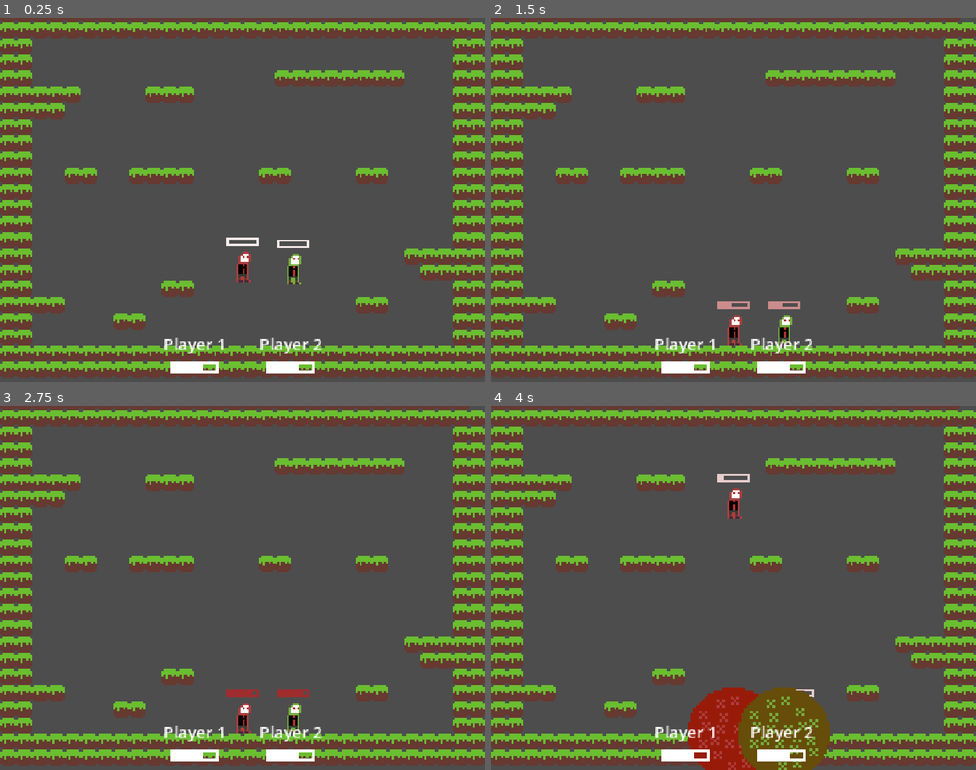
Above: before the commit, frames 1-4 (two rows, left to right).
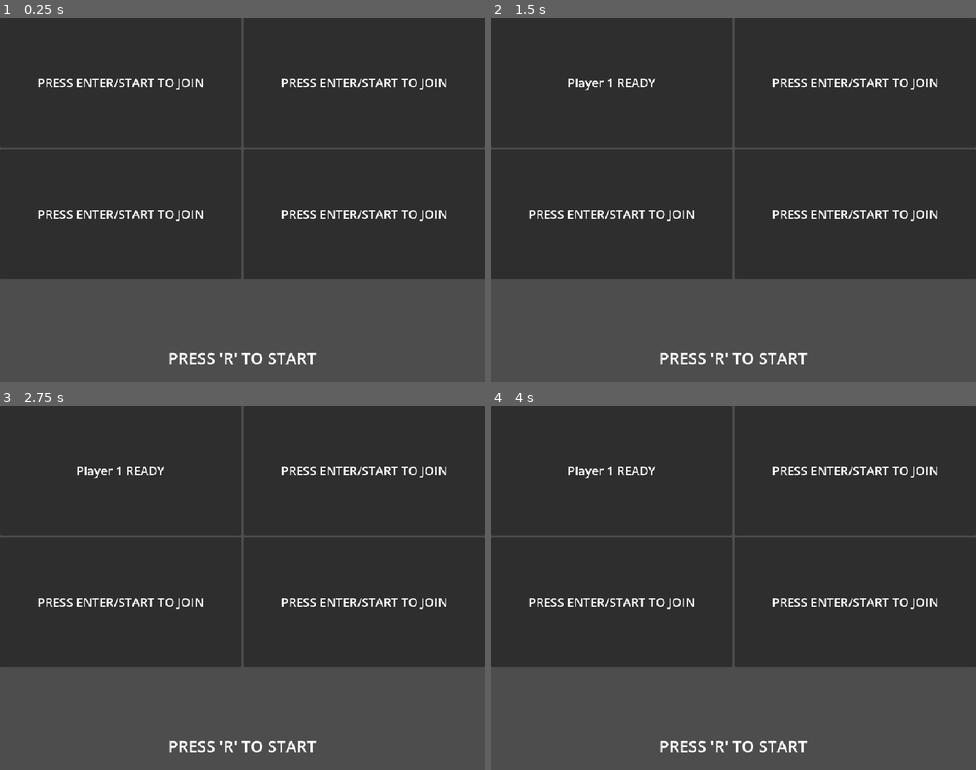
Above: after the commit, the same moments.

Repository: grandeisa/livre-2026
Game: Godot game, scene res://scenes/join_scene.tscn
The game is run twice, just before and just after one commit, with the same random seed, the same clock (stepped at 60 frames per second) and the same inputs. Before the commit the project starts from res://scenes/test_level.tscn.
Inputs:
- Up to frame 1 (0.25 s): no input
- Up to frame 2 (1.5 s): tap Enter at 0.5, 0.6, 1.25, 1.35 s
- Up to frame 3 (2.75 s): tap Enter at 2, 2.1 s
- Up to frame 4 (4 s): tap Enter at 2.75, 2.85, 3.5, 3.6 s

The runs differ from the first frame. In frame 1, 83% of the frame differs, in the area x 0-100%, y 0-99%; in frame 2, 83%; in frame 3, 83%; in frame 4, 86%, in the area x 0-100%, y 0-100%.

Commit message:
Add player join screen

Diff:
--- a/src/autoloads/director.gd
+++ b/src/autoloads/director.gd
@@ -2,8 +2,9 @@
 
 @onready var result_screen: PackedScene = preload("res://scenes/result_screen.tscn")
 @onready var test_level: PackedScene = preload("res://scenes/test_level.tscn")
-
+@onready var player_packed: PackedScene = preload("res://scenes/player.tscn")
 var accepting_change:bool = true
+var _last_devices: Array[int]
 
 func change_to_results_scene(winner_id: int):
 	if not accepting_change: return
@@ -12,7 +13,21 @@
 	scene.winner_id = winner_id
 	get_tree().call_deferred("change_scene_to_node", scene)
 
-func change_to_test_level() -> void:
+func change_to_test_level(devices: Array[int] = []) -> void:
+	if devices.is_empty():
+		devices = _last_devices
+
 	var scene = test_level.instantiate()
 	get_tree().change_scene_to_node(scene)
+	var hud = scene.get_node("HUD")
+
+	for i in range(0, len(devices)):
+		if devices[i] == -2: continue
+		var player: Player = player_packed.instantiate()
+		player.id = i
+		player.device = devices[i]
+		player.position.x += 20 * i
+		scene.add_child(player)
+		hud._players.append(player)
+
 	accepting_change = true
--- a/src/project.godot
+++ b/src/project.godot
@@ -11,7 +11,7 @@
 [application]
 
 config/name="LIVRE GAME JAM 2026"
-run/main_scene="uid://dfop5yqcnoktm"
+run/main_scene="uid://6ph4theywwce"
 config/features=PackedStringArray("4.7", "GL Compatibility")
 config/icon="res://icon.svg"
 
@@ -102,6 +102,11 @@
 , Object(InputEventJoypadButton,"resource_local_to_scene":false,"resource_name":"","device":-1,"button_index":6,"pressure":0.0,"pressed":false,"script":null)
 ]
 }
+m_start@all={
+"deadzone": 0.2,
+"events": [Object(InputEventKey,"resource_local_to_scene":false,"resource_name":"","device":-1,"window_id":0,"alt_pressed":false,"shift_pressed":false,"ctrl_pressed":false,"meta_pressed":false,"pressed":false,"keycode":0,"physical_keycode":82,"key_label":0,"unicode":114,"location":0,"echo":false,"script":null)
+]
+}
 
 [physics]
 
--- /dev/null
+++ b/src/scenes/join_scene.tscn
@@ -0,0 +1,48 @@
+[gd_scene format=3 uid="uid://6ph4theywwce"]
+
+[ext_resource type="Script" uid="uid://bcxhh1bkthuix" path="res://scripts/join_scene.gd" id="1_1l7o0"]
+[ext_resource type="PackedScene" uid="uid://c4rinx6kpnbam" path="res://scenes/player_join_container.tscn" id="2_pnwvy"]
+
+[node name="JoinScene" type="Control" unique_id=724060719]
+layout_mode = 3
+anchors_preset = 15
+anchor_right = 1.0
+anchor_bottom = 1.0
+grow_horizontal = 2
+grow_vertical = 2
+script = ExtResource("1_1l7o0")
+
+[node name="GridContainer" type="GridContainer" parent="." unique_id=1254733053]
+layout_mode = 1
+anchors_preset = 15
+anchor_right = 1.0
+anchor_bottom = 1.0
+grow_horizontal = 2
+grow_vertical = 2
+columns = 2
+
+[node name="JoinContainer" parent="GridContainer" unique_id=1991410217 instance=ExtResource("2_pnwvy")]
+layout_mode = 2
+
+[node name="JoinContainer2" parent="GridContainer" unique_id=1170451186 instance=ExtResource("2_pnwvy")]
+layout_mode = 2
+
+[node name="JoinContainer3" parent="GridContainer" unique_id=616432524 instance=ExtResource("2_pnwvy")]
+layout_mode = 2
+
+[node name="JoinContainer4" parent="GridContainer" unique_id=328555389 instance=ExtResource("2_pnwvy")]
+layout_mode = 2
+
+[node name="Label" type="Label" parent="." unique_id=145362494]
+layout_mode = 1
+anchors_preset = 12
+anchor_top = 1.0
+anchor_right = 1.0
+anchor_bottom = 1.0
+offset_top = -95.0
+grow_horizontal = 2
+grow_vertical = 0
+theme_override_font_sizes/font_size = 32
+text = "PRESS 'R' TO START"
+horizontal_alignment = 1
+vertical_alignment = 1
--- /dev/null
+++ b/src/scenes/player_join_container.tscn
@@ -0,0 +1,12 @@
+[gd_scene format=3 uid="uid://c4rinx6kpnbam"]
+
+[node name="JoinContainer" type="PanelContainer" unique_id=1991410217]
+custom_minimum_size = Vector2(256, 256)
+size_flags_horizontal = 3
+
+[node name="Label" type="Label" parent="." unique_id=1245692804]
+layout_mode = 2
+theme_override_font_sizes/font_size = 24
+text = "PRESS ENTER/START TO JOIN"
+horizontal_alignment = 1
+vertical_alignment = 1
--- a/src/scenes/test_level.tscn
+++ b/src/scenes/test_level.tscn
@@ -3,7 +3,6 @@
 [ext_resource type="Texture2D" uid="uid://bub5u1k4esaq8" path="res://sprites/placeholder-tile.png" id="1_2venv"]
 [ext_resource type="Script" uid="uid://lxtnvkjpp3br" path="res://scripts/hud.gd" id="1_ahbqi"]
 [ext_resource type="PackedScene" uid="uid://b8ihcghdxi45i" path="res://scenes/player_hud.tscn" id="2_x4b8f"]
-[ext_resource type="PackedScene" uid="uid://dyx2li4wp43m8" path="res://scenes/player.tscn" id="3_j6w7d"]
 
 [sub_resource type="TileSetAtlasSource" id="TileSetAtlasSource_paw1w"]
 texture = ExtResource("1_2venv")
@@ -18,9 +17,8 @@
 
 [node name="TestLevel" type="Node2D" unique_id=1354510782]
 
-[node name="HUD" type="CanvasLayer" parent="." unique_id=1361134685 node_paths=PackedStringArray("_players", "_huds_container")]
+[node name="HUD" type="CanvasLayer" parent="." unique_id=1361134685 node_paths=PackedStringArray("_huds_container")]
 script = ExtResource("1_ahbqi")
-_players = [NodePath("../Player"), NodePath("../Player2")]
 _huds_container = NodePath("HBoxContainer")
 
 [node name="HBoxContainer" type="HBoxContainer" parent="HUD" unique_id=652719726]
@@ -44,10 +42,3 @@
 
 [node name="Camera2D" type="Camera2D" parent="." unique_id=1203405555]
 zoom = Vector2(4, 4)
-
-[node name="Player" parent="." unique_id=1457206436 instance=ExtResource("3_j6w7d")]
-
-[node name="Player2" parent="." unique_id=869757558 instance=ExtResource("3_j6w7d")]
-position = Vector2(25, 1)
-device = 1
-id = 1
--- a/src/scripts/hud.gd
+++ b/src/scripts/hud.gd
@@ -9,6 +9,7 @@
 var player_hud_list: Array = []
 
 func _ready() -> void:
+	player_hud_list.resize(5)
 	visible = true
 	for player: Player in _players:
 		var new_hud = player_hud.instantiate()
@@ -16,7 +17,7 @@
 		new_hud.label.text = "Player %d" % (player.id+1)
 		new_hud.bar.max_value = Player.MAX_HEALTH_POINTS
 		_huds_container.add_child(new_hud)
-		player_hud_list.append(new_hud)
+		player_hud_list[player.id] = new_hud
 
 
 func _process(_delta: float) -> void:
--- /dev/null
+++ b/src/scripts/join_scene.gd
@@ -0,0 +1,37 @@
+extends Control
+
+@onready var grid = $GridContainer
+
+var join_containers: Array = []
+var device_list: Array[int] = []
+var device_available: Array[bool] = [true, true, true, true]
+
+func _ready() -> void:
+	device_list.resize(4)
+	device_list.fill(-2)
+
+	join_containers = grid.get_children()
+
+func _input(event: InputEvent) -> void:
+	if event is InputEventKey:
+		if event.keycode == KEY_ENTER:
+			assign_id(-1)
+	elif event is InputEventJoypadButton:
+		if not event.pressed: return
+
+		if abs(event.button_index) == JOY_BUTTON_START:
+			print(event.device)
+			assign_id(event.device)
+
+func assign_id(device: int) -> void:
+	if true not in device_available: return
+	if device in device_list: return
+	var id: int = device_available.find(true)
+	device_available[id] = false
+	device_list[id] = device
+
+	join_containers[id].get_node("Label").text = "Player %d READY" % (id+1)
+
+func _process(_delta: float) -> void:
+	if Input.is_action_just_pressed("m_start@all") and device_available.count(false) >= 2:
+		Director.change_to_test_level(device_list)
Not shown, added: src/scripts/join_scene.gd.uid
